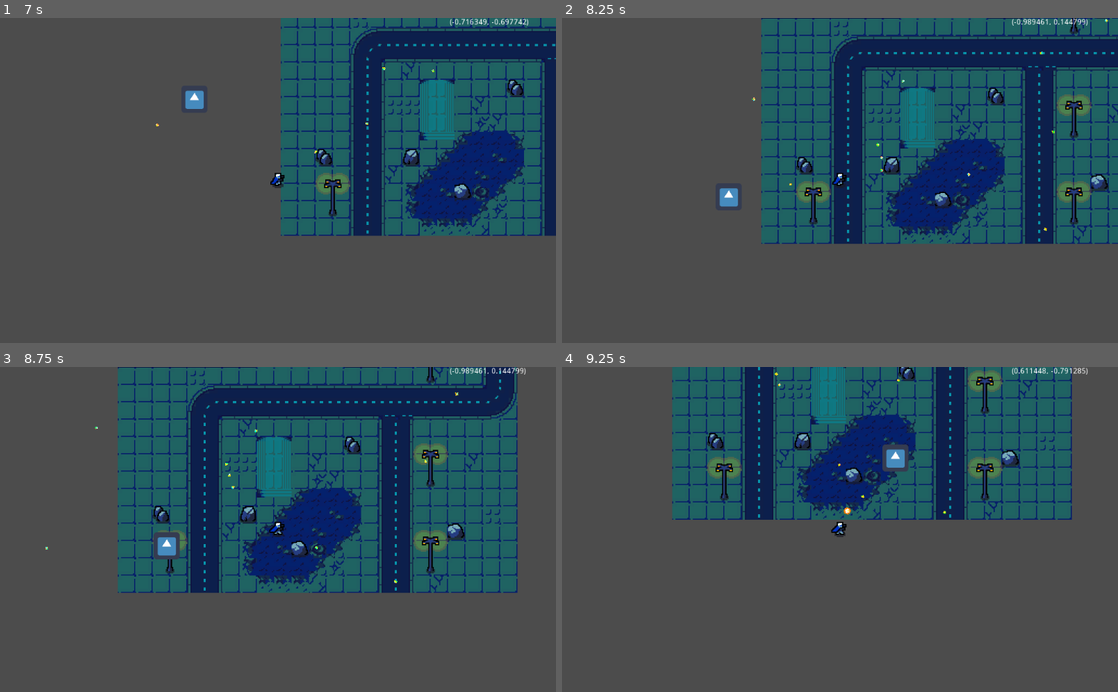
Above: before the commit, frames 1-4 (two rows, left to right).
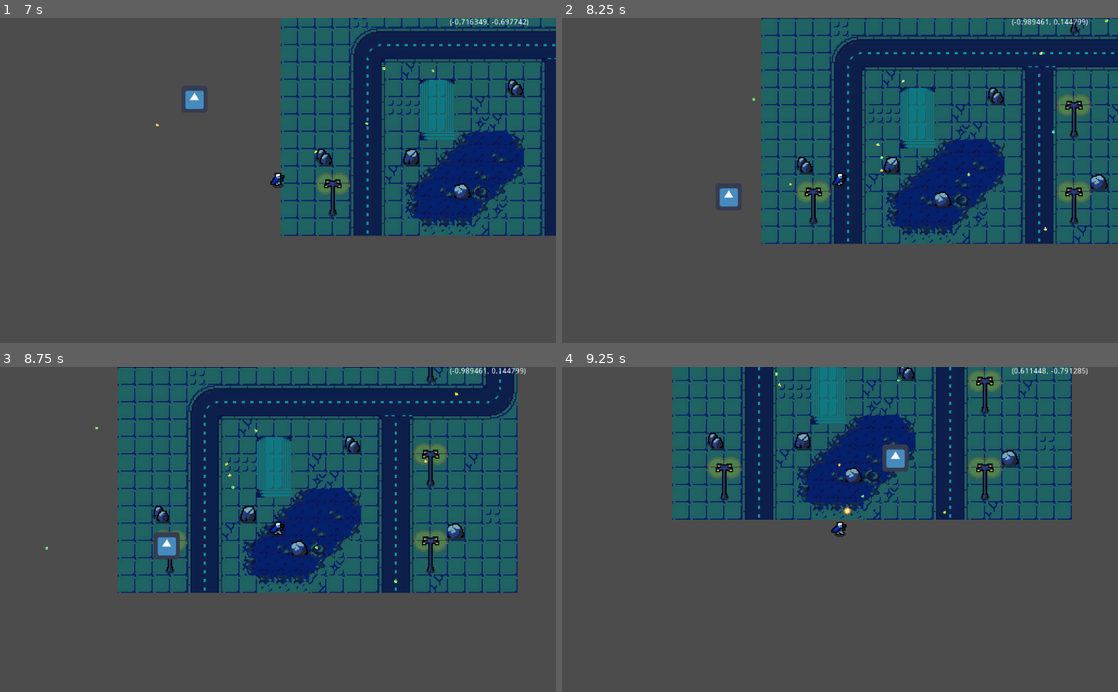
Above: after the commit, the same moments.

Repository: Blinc13/2D-Shoter
Game: Godot game, scene res://Scenes/Another/MainMenu.tscn
Same seed, same stepped clock (60 frames per second), same inputs: the game is played once before the commit and once after it. The engine's default icon, where the game draws it, is replaced by a stand-in: a white triangle on a blue panel in a dark square.
Inputs (mouse positions are in pixels of both pictures, inside the frame that each line leads up to):
- Up to frame 1 (7 s): click "Play" at 0.5 s; tap Enter at 1.25 s; move the mouse to (400, 164) at 1.27 s; press the mouse at (400, 164) at 1.28 s; hold D (Right) 1.28-2.03 s; move the mouse to (166, 196) at 2.02 s; release the mouse at (166, 196) at 2.03 s; hold S (Down) 2.03-2.78 s; click (166, 196) at 2.1 s; move the mouse to (333, 109) at 2.77 s; press the mouse at (333, 109) at 2.78 s; hold D (Right) 2.78-3.53 s; move the mouse to (250, 245) at 3.52 s; release the mouse at (250, 245) at 3.53 s; hold W (Up) 3.53-4.28 s; click (250, 245) at 3.6 s; move the mouse to (444, 229) at 4.27 s; press the mouse at (444, 229) at 4.28 s; hold A (Left) 4.28-5.78 s; move the mouse to (111, 131) at 5.02 s; release the mouse at (111, 131) at 5.03 s; click (111, 131) at 5.1 s; move the mouse to (305, 180) at 5.77 s; press the mouse at (305, 180) at 5.78 s; hold S (Down) 5.78-6.53 s; move the mouse to (194, 99) at 6.52 s; release the mouse at (194, 99) at 6.53 s; hold D (Right) from 6.53 s (still down); click (194, 99) at 6.6 s
- Up to frame 2 (8.25 s): move the mouse to (962, 164) at 7.27 s; release D (Right) at 7.28 s; press the mouse at (962, 164) at 7.28 s; hold W (Up) 7.28-8.03 s; move the mouse to (728, 196) at 8.02 s; release the mouse at (728, 196) at 8.03 s; hold D (Right) from 8.03 s (still down); click (728, 196) at 8.1 s
- Up to frame 3 (8.75 s): keep holding D (Right)
- Up to frame 4 (9.25 s): move the mouse to (895, 458) at 8.77 s; release D (Right) at 8.78 s; press the mouse at (895, 458) at 8.78 s; hold S (Down) from 8.78 s (still down)

Frame 1 is identical in both runs. In frame 2, less than 0.1% of the frame differs, in the area x 34-99%, y 0-66%; in frame 3, less than 0.1%; in frame 4, less than 0.1%.

Commit message:
Add files via upload

Diff:
--- a/Scripts/Objects/Bullet.gd
+++ b/Scripts/Objects/Bullet.gd
@@ -1,8 +1,7 @@
 extends RigidBody2D
 
-export(float) var windage
-
-const speed=200
+export(float) var windage=0.5
+export(float) var speed=200
 
 # Called when the node enters the scene tree for the first time.
 func _ready():
@@ -20,3 +19,5 @@
 
 func _physics_process(delta):
 	linear_velocity-=linear_velocity*(windage*delta)
+	if linear_velocity.length() < 5:
+		free()
